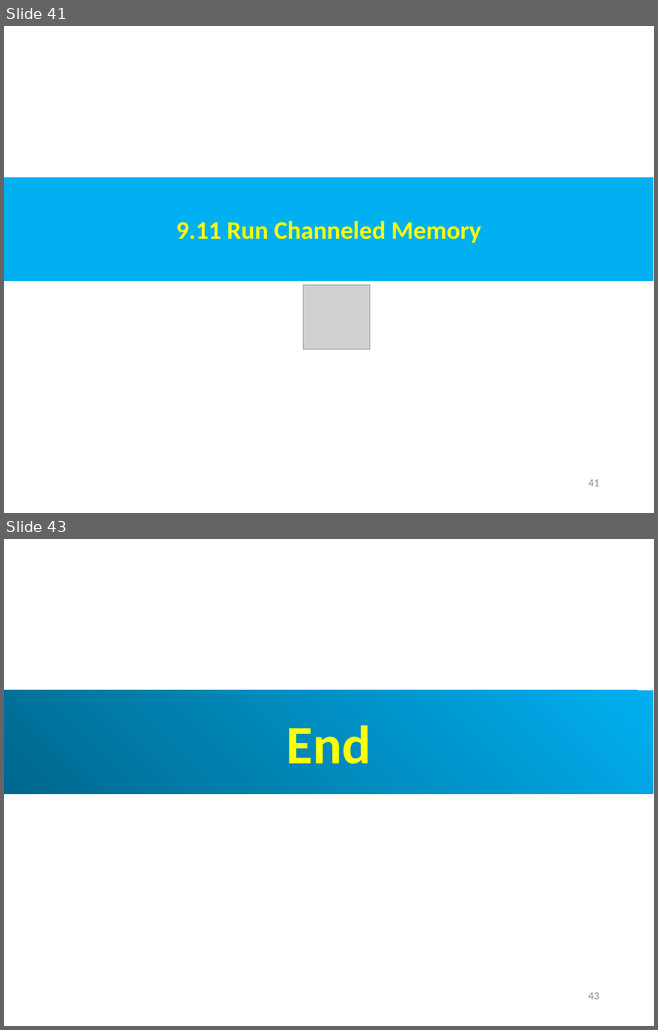
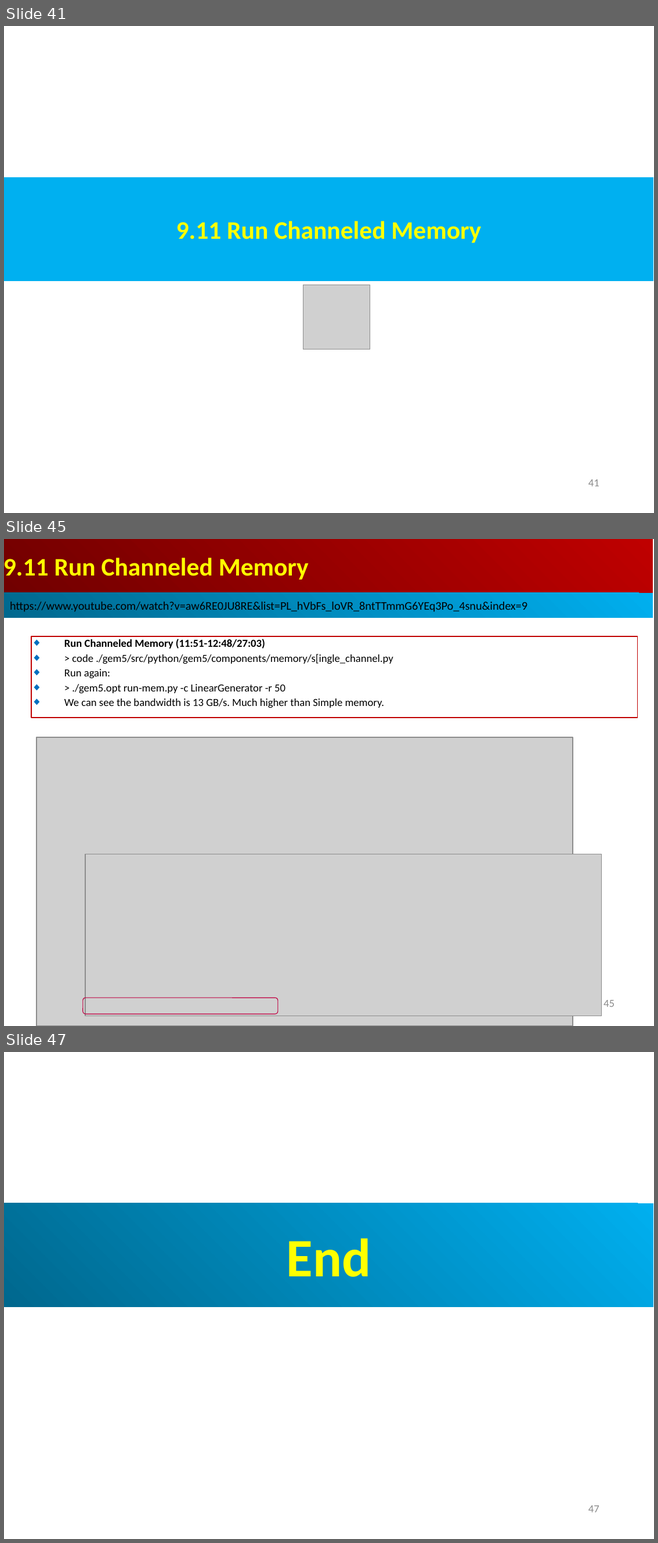
Before and after one commit to peterhchen/AIU_CS850_Gem5_McPAT, a slide deck: 050_Gem5/009.MemMod/000_Video/009.MemMod.ppt. Shown one above the other, each under a label of ours: slides 41 and 43 before the commit, slides 41, 45 and 47 after it; the slides between them are not shown. The pictures are 658x1030 and 658x1543 pixels, drawn with LibreOffice and Linux fonts; fonts in the diff are those of the drawing; grey boxes stand for pictures. Boxes give left, top, right and bottom in pixels: in the first picture for what was removed or moved away, otherwise in the second. Text is boxed around its words. In the diff, an @@ line names an element or a change of style, - is before the commit and + after.

```diff
--- a/050_Gem5/009.MemMod/000_Video/009.MemMod.ppt
+++ b/050_Gem5/009.MemMod/000_Video/009.MemMod.ppt
@@ slide 45 added at (4,539,654,1026), background #FFFFFF @@
@@ rectangle added at (4,539,652,593), fill gradient #BF0000 to #710000, 28 pt, text #FFFF00, bold @@
+9.11 Run Channeled Memory
@@ rectangle added at (4,593,652,618), fill gradient #00AFEF to #00688E, 13 pt, text #000000 @@
+https://www.youtube.com/watch?v=aw6RE0JU8RE&list=PL_hVbFs_loVR_8ntTTmmG6YEq3Po_4snu&index=9
@@ rectangle added at (31,636,637,718), outline #C00000 0.74 pt, 12 pt, text #000000 @@
+◆ Run Channeled Memory (11:51-12:48/27:03)
+◆ > code ./gem5/src/python/gem5/components/memory/s[ingle_channel.py
+◆ Run again:
+◆ > ./gem5.opt run-mem.py -c LinearGenerator -r 50
+◆ We can see the bandwidth is 13 GB/s. Much higher than Simple memory.
@@ picture added at (36,737,572,1026) @@
@@ picture added at (85,855,601,1016) @@
@@ rounded rectangle added at (83,998,278,1014), outline #BF0041 0.74 pt @@
@@ page number added at (603,1000,614,1007), 12 pt, text #8B8B8B @@
+45
@@ what was slide 43 is now slide 47 @@
@@ page number at (588,1506,599,1513): text changed @@
-43
+47
```
Also in this commit, not shown: 3 slides changed, 3 other slides added.
